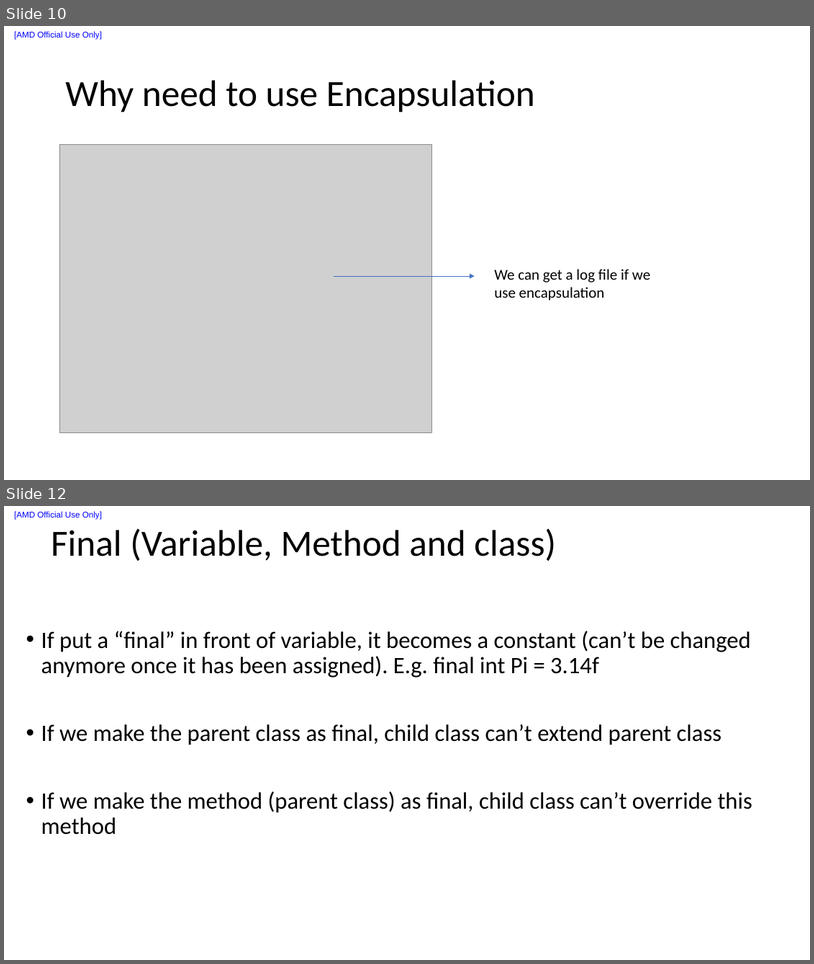
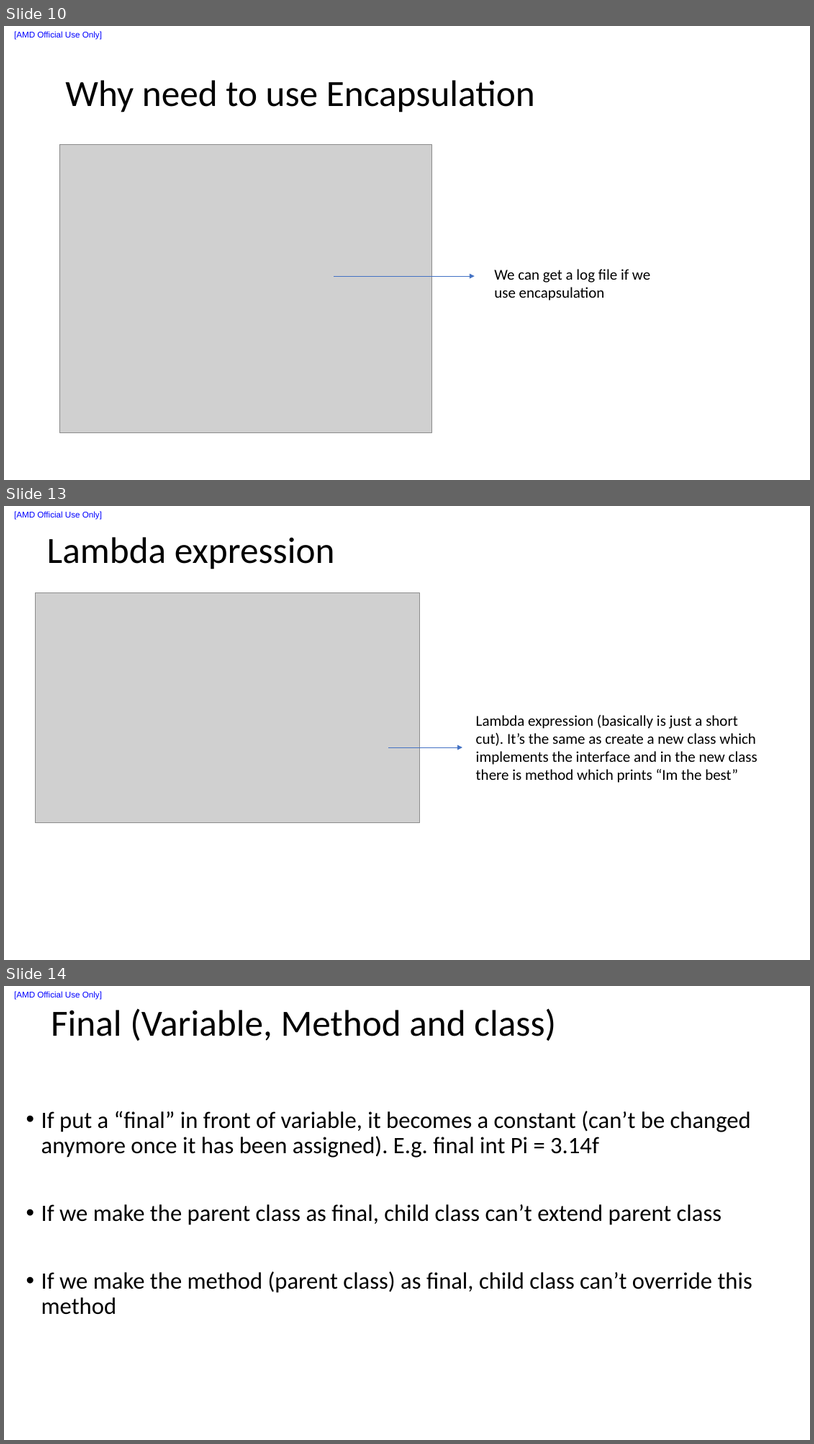
Before and after one commit to liuxu-github-ui/Java, a slide deck: Java_notes.pptx. Shown one above the other, each under a label of ours: slides 10 and 12 before the commit, slides 10, 13 and 14 after it; the slides between them are not shown. The pictures are 814x964 and 814x1444 pixels, drawn with LibreOffice and Linux fonts; fonts in the diff are those of the drawing; grey boxes stand for pictures. Boxes give left, top, right and bottom in pixels: in the first picture for what was removed or moved away, otherwise in the second. Text is boxed around its words. In the diff, an @@ line names an element or a change of style, - is before the commit and + after.

```diff
--- a/Java_notes.pptx
+++ b/Java_notes.pptx
@@ slide 13 added at bbox=[4, 506, 810, 960], background #FFFFFF; not listed: 1 template element that a slide beside it also shows @@
@@ title added at bbox=[47, 537, 335, 569], 44 pt, text #000000 @@
+Lambda expression
@@ picture added at bbox=[35, 592, 419, 823] @@
@@ text added at bbox=[476, 715, 758, 782], 18 pt, text #000000 @@
+Lambda expression (basically is just a short cut). It’s the same as create a new class which implements the interface and in the new class there is method which prints “Im the best”
@@ arrow added from (388, 747) to (463, 747), #4472C4 0.5 pt @@
@@ what was slide 12 is now slide 14 @@
```
Also in this commit, not shown: 1 slide changed, 3 other slides added.
